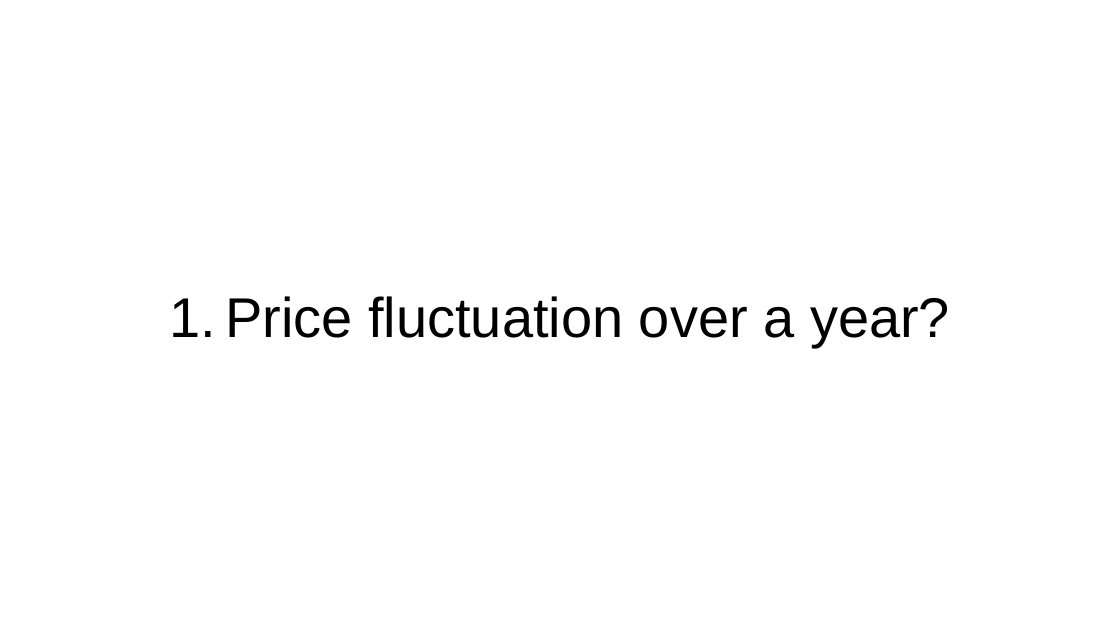
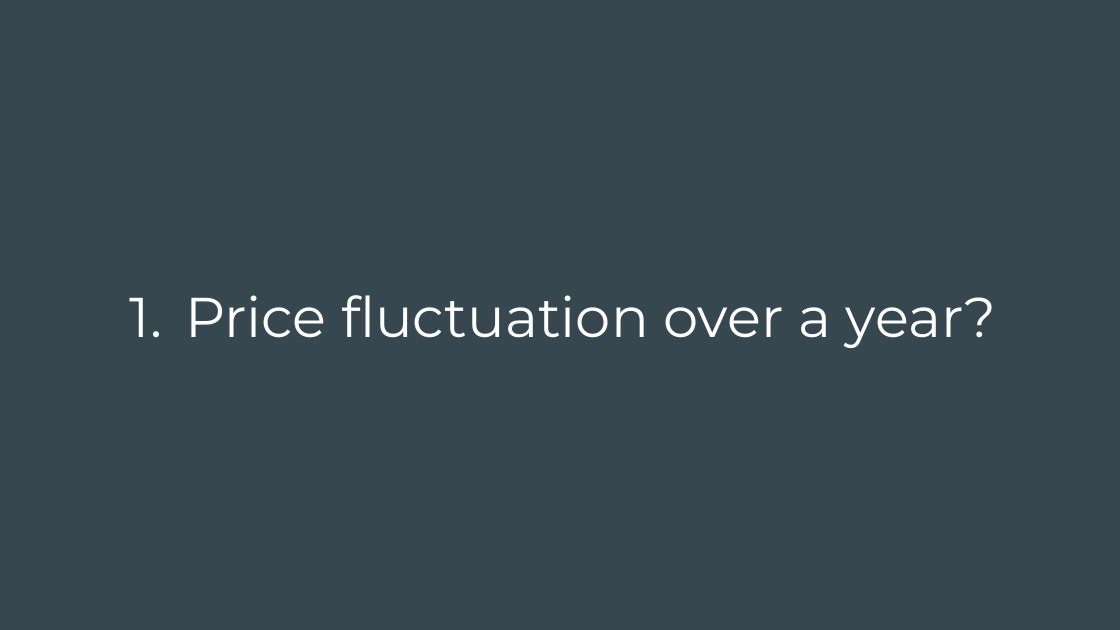
Before and after one commit to edwin-back/Webscraping_Tripadvisor_Flights, a slide deck: slide 4 of Web Scraping Tripadvisor Flights_Edwin Back.pptx. Drawn at 1120x630 pixels with LibreOffice and Linux fonts; fonts in the diff are those of the drawing. Boxes give left, top, right and bottom in pixels: in the first picture for what was removed or moved away, otherwise in the second. Text is boxed around its words. In the diff, an @@ line names an element or a change of style, - is before the commit and + after.

```diff
--- a/Web Scraping Tripadvisor Flights_Edwin Back.pptx
+++ b/Web Scraping Tripadvisor Flights_Edwin Back.pptx
@@ background #FFFFFF to #37474F @@
@@ title "Price fluctuation over a year?": place and size @@
-title "Price fluctuation over a year?" at bbox=[225, 296, 950, 347]
+title "Price fluctuation over a year?" at bbox=[186, 295, 996, 348]
@@ title "Price fluctuation over a year?" at bbox=[186, 295, 996, 348]: font Arial to Montserrat, text colour #000000 to #FFFFFF; bullet colour #000000 to #FFFFFF @@
```
Also in this commit, not shown: 7 other slides changed, 8 slides added, 6 slides removed.
